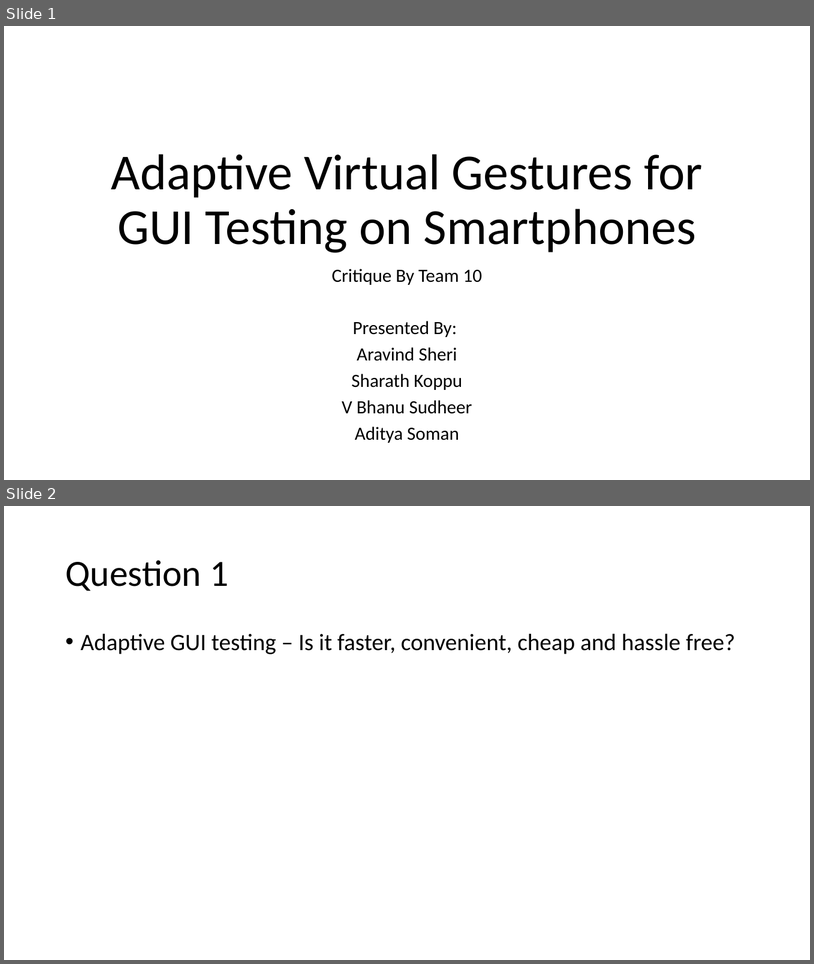
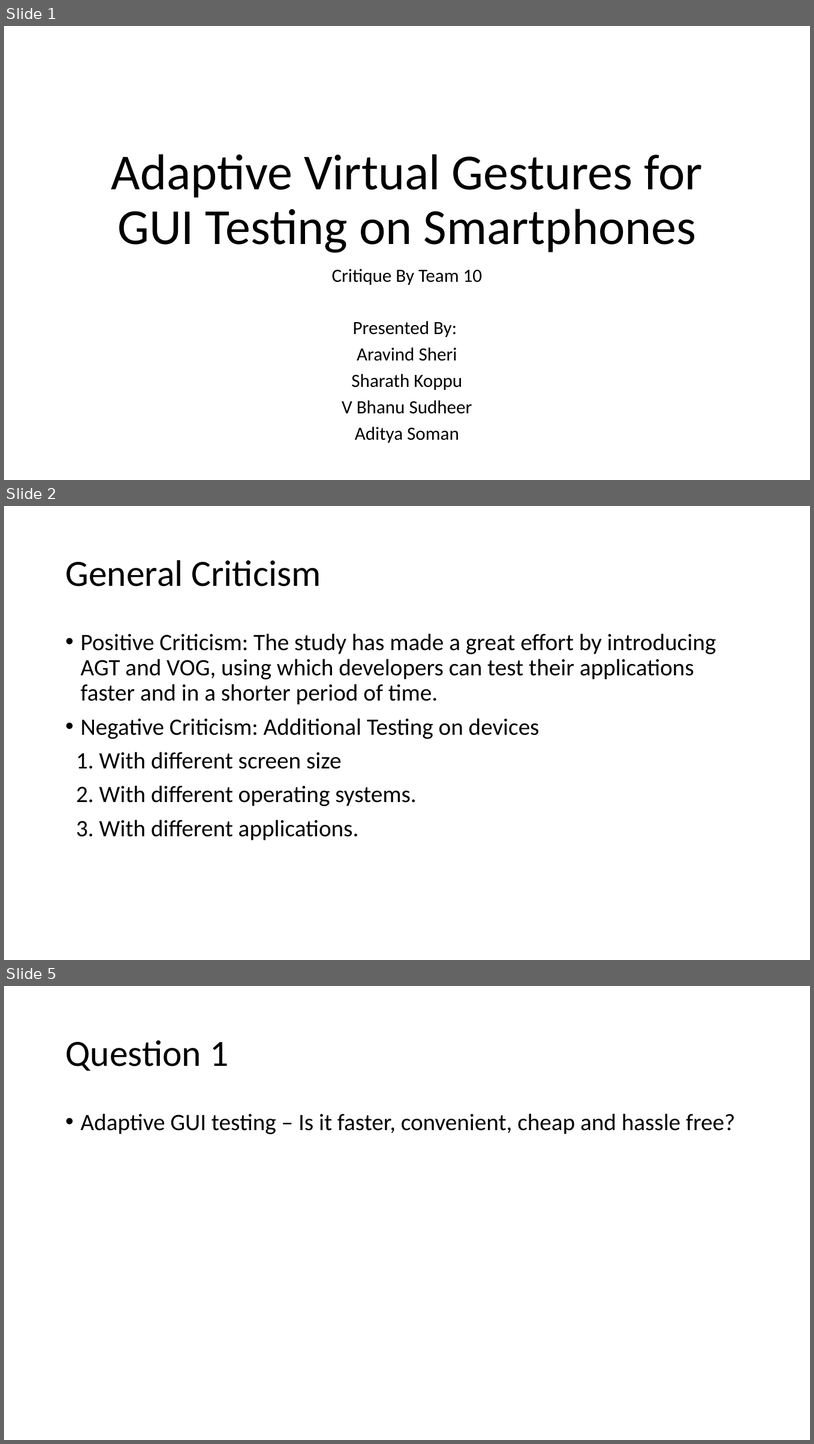
Before and after one commit to adityasomann/ASE-Presentations, a slide deck: critique.pptx. Shown one above the other, each under a label of ours: slides 1 and 2 before the commit, slides 1, 2 and 5 after it; the slides between them are not shown. The pictures are 814x964 and 814x1444 pixels, drawn with LibreOffice and Linux fonts; fonts in the diff are those of the drawing. Boxes give left, top, right and bottom in pixels: in the first picture for what was removed or moved away, otherwise in the second. Text is boxed around its words. In the diff, an @@ line names an element or a change of style, - is before the commit and + after.

```diff
--- a/critique.pptx
+++ b/critique.pptx
@@ slide 2 added at box(4, 506, 810, 960), background #FFFFFF @@
@@ title added at box(65, 560, 321, 586), 44 pt, text #000000 @@
+General Criticism
@@ text added at box(76, 633, 717, 840), 28 pt, text #000000 @@
+• Positive Criticism: The study has made a great effort by introducing AGT and VOG, using which developers can test their applications faster and in a shorter period of time.
+• Negative Criticism: Additional Testing on devices
+1. With different screen size
+2. With different operating systems.
+3. With different applications.
@@ what was slide 2 is now slide 5 @@
```
Also in this commit, not shown: 2 other slides added.
